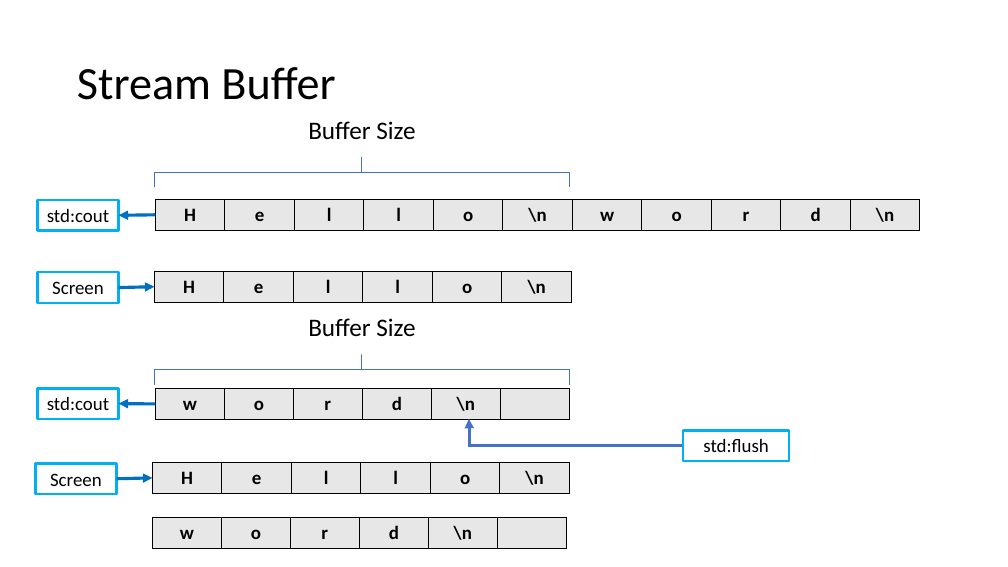
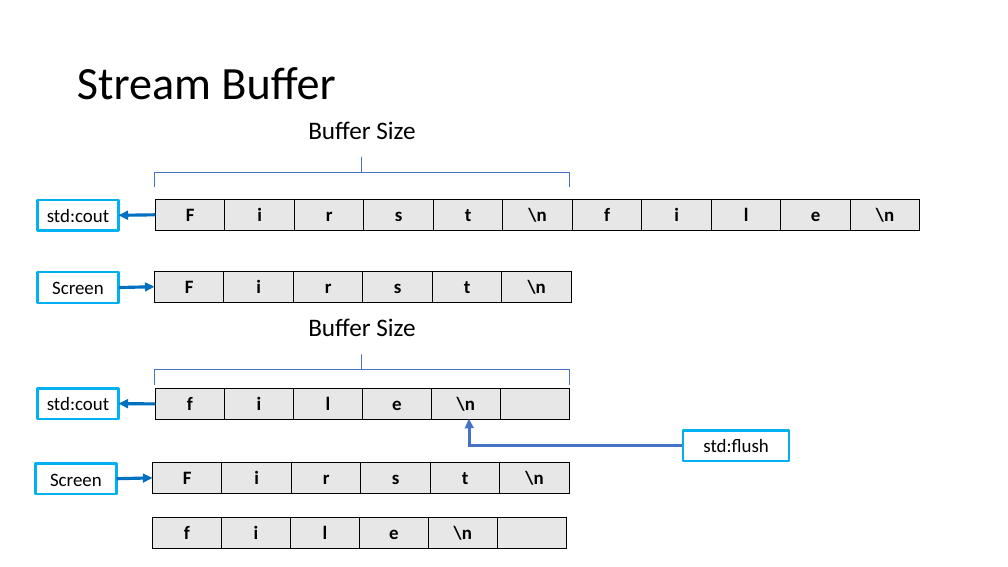
Before and after one commit to CNOCycle/cpp_tutorial, a slide deck: slide 7 of 03-iostream/00-iostream.pptx. Drawn at 1008x567 pixels with LibreOffice and Linux fonts; fonts in the diff are those of the drawing. Boxes give left, top, right and bottom in pixels: in the first picture for what was removed or moved away, otherwise in the second. Text is boxed around its words. In the diff, an @@ line names an element or a change of style, - is before the commit and + after.

```diff
--- a/03-iostream/00-iostream.pptx
+++ b/03-iostream/00-iostream.pptx
@@ table at (156,200,921,231) @@
-row 1: H | e | l | l | o | \n | w | o | r | d | \n
+row 1: F | i | r | s | t | \n | f | i | l | e | \n
@@ table at (154,271,572,302) @@
-row 1: H | e | l | l | o | \n
+row 1: F | i | r | s | t | \n
@@ table at (156,389,569,420) @@
-row 1: w | o | r | d | \n | 
+row 1: f | i | l | e | \n | 
@@ table at (153,463,570,494) @@
-row 1: H | e | l | l | o | \n
+row 1: F | i | r | s | t | \n
@@ table at (153,517,566,548) @@
-row 1: w | o | r | d | \n | 
+row 1: f | i | l | e | \n | 
```
Also in this commit, not shown: 1 other slide changed, 5 other files.
